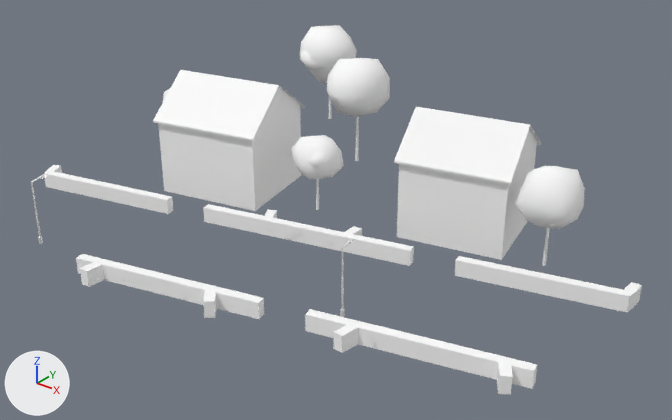
The glTF model cities/arlov-borggatan/pack/tiles/c-11_-9.glb, before and after one commit.
Rendered twice from a camera (50 mm lens) standing at (-575.6, -577.7, 37.1) and looking at (-621.6, -520.3, 1.5). The lights are fixed; the arrows at lower left show +X, +Y and +Z. The older version comes first. Where no turn or scale is listed for an object, it has been applied to the vertices. Vertices at exactly the same position are counted once.

The first picture shows 'SM_Building_w208687069', 'SM_Building_w208687070', 'SM_Trees_-11_-9', 'SM_Wall_Hedge_-11_-9' and 1 more.
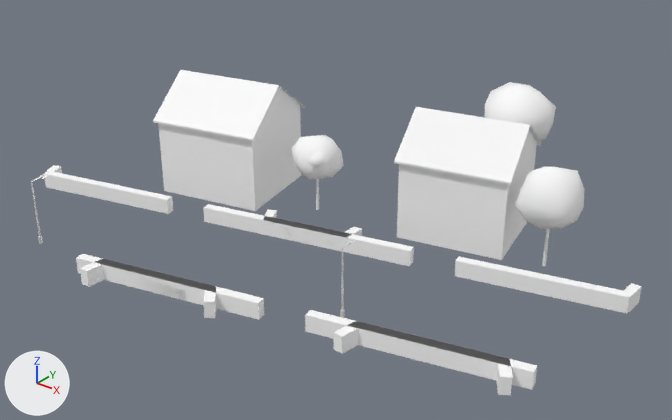
The newer file is also turned or shifted as a whole; pictures and numbers use the older file's frame.

Boxes (x1, y1, x2, y2) around the edits, measured in the pictures (672 x 420 px; the box of a moved part takes in the faces that stretch with it):
'SM_Wall_Hedge_-11_-9', reshaped: before (44, 165, 642, 395); after (44, 165, 642, 396)
'SM_Trees_-11_-9', reshaped (31% narrower, 24% shorter): before (162, 25, 585, 266); after (291, 82, 584, 266)
part 1 of me_sm_trees__11__9, moved or reshaped (not visible afterwards): before (355, 116, 359, 161)
part 2 of me_sm_trees__11__9, added: after (484, 82, 556, 140)
part 3 of me_sm_trees__11__9, deleted: before (162, 25, 390, 119)
part 4 of me_sm_wall_hedge__11__9, moved or reshaped: before (44, 172, 642, 312); after (46, 172, 642, 314)
part 5 of me_sm_wall_hedge__11__9, moved or reshaped: before (76, 254, 537, 395); after (76, 254, 537, 396)

Patch to the scene script:
```diff
--- a/cities/arlov-borggatan/pack/tiles/c-11_-9.glb.py
+++ b/cities/arlov-borggatan/pack/tiles/c-11_-9.glb.py
@@ me_sm_trees__11__9 @@
 # used by ob_sm_trees__11__9; location = (-624.85, -508.81, 5.51)
-me_sm_trees__11__9.from_pydata(...)  # 690 vertices, 1260 faces; spans x -23.5..23.5, y -12.4..12.4, z -5.4..5.4
+me_sm_trees__11__9.from_pydata(...)  # 414 vertices, 756 faces; spans x -2.1..23.5, y -12.4..9.5, z -5.4..4.5
+# me_sm_trees__11__9 part 1: the loose piece of 12 vertices spanning x -4.3..-3.9, y 1.0..1.4, z -5.4..-0.6 is scaled about its middle by (1.22, 1.22, 0.887), then moved by (15.2, 4.8, -0.2)
+# me_sm_trees__11__9 part 2: a new loose piece of 42 vertices spanning x 7.9..14.7, y 2.6..9.5, z -1.0..4.5, in mat_m_leaf (white #ffffff)
+# me_sm_trees__11__9 part 3: 11 loose pieces with 402 vertices, spanning x -23.5..-1.1, y -8.4..12.4, z -5.4..5.4, are deleted
+# other edits to the shape of me_sm_trees__11__9 do not show in these pictures
 me_sm_trees__11__9.materials.append(mat_m_bark_wood)
@@ me_sm_wall_hedge__11__9 @@
 # used by ob_sm_wall_hedge__11__9; location = (-622.47, -528.39, 0.78)
-me_sm_wall_hedge__11__9.from_pydata(...)  # 177 vertices, 255 faces; spans x -26.9..26.9, y -12.3..12.3, z -0.8..0.8
+me_sm_wall_hedge__11__9.from_pydata(...)  # 176 vertices, 253 faces; spans x -26.9..26.9, y -12.3..12.3, z -0.7..0.7
+# me_sm_wall_hedge__11__9 part 4
+# 4 vertices are removed from x -2.1..26.8, y 3.4..10.9, z -0.6..0.8
+# 36 faces are deleted
+# 11 vertices in x 26.1..26.9, y 10.2..12.3, z -0.6..0.8 move by (0.0, 0.0, -0.1)
+# 4 vertices move within x 22.5..26.1, y 9.1..10.9, z -0.7..0.7
+# 3 vertices are added at (26.8, 10.2, 0.7), (26.1, 10.9, -0.7), (0.0, 4.3, -0.3)
+# 34 new faces join them
+# me_sm_wall_hedge__11__9 part 5
+# 15 vertices are removed from x -7.5..24.1, y -10.2..-2.5, z -0.1..0.7
+# 86 faces are deleted
+# 28 vertices move within x 15.0..25.8, y -5.2..-1.8, z -0.7..0.7
+# 15 vertices are added at x -7.5..24.7, y -11.6..-2.5, z -0.5..0.7
+# 86 new faces join them
 me_sm_wall_hedge__11__9.materials.append(mat_m_hedge)
```
